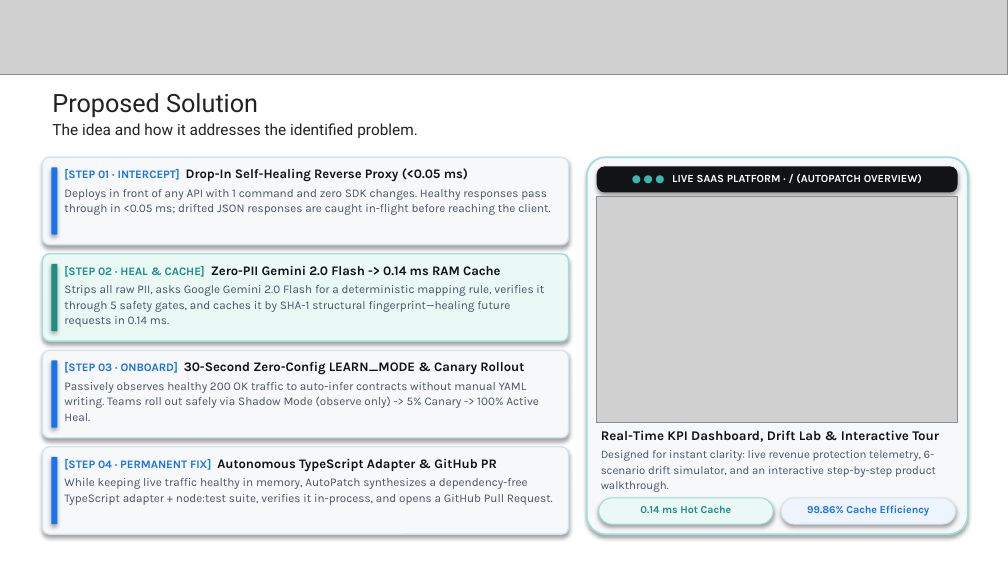
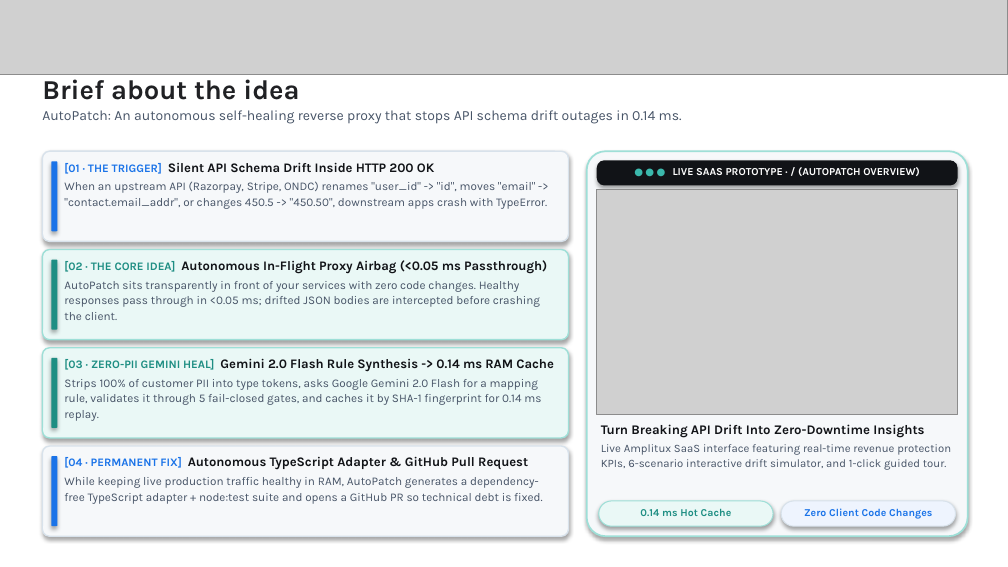
Before and after one commit to Asqi06/Buildathon, a slide deck: slide 3 of Startup_Buildathon_Coders_of_Bharat_AutoPatch.pptx (slide 4 before the commit). Drawn at 1008x567 pixels with LibreOffice and Linux fonts; fonts in the diff are those of the drawing; grey boxes stand for pictures. Boxes give left, top, right and bottom in pixels: in the first picture for what was removed or moved away, otherwise in the second. Text is boxed around its words. In the diff, an @@ line names an element or a change of style, - is before the commit and + after.

Commit message:
fix(vercel): fix FastifyRequest rawBody TS2339 error, restore rewrite paths, and complete 16-slide Final Prototype Submission Deck

```diff
--- a/Startup_Buildathon_Coders_of_Bharat_AutoPatch.pptx
+++ b/Startup_Buildathon_Coders_of_Bharat_AutoPatch.pptx
@@ text added at bbox=[42, 79, 682, 124], 10 pt, text #475467 @@
+Brief about the idea
+AutoPatch: An autonomous self-healing reverse proxy that stops API schema drift outages in 0.14 ms.
@@ text removed at bbox=[52, 93, 418, 138] @@
-Proposed Solution
-The idea and how it addresses the identified problem.
@@ 5 rounded rectangles, 1 picture: place and size @@
-5 rounded rectangles, 1 picture at bbox=[42, 157, 958, 422]
+5 rounded rectangles, 1 picture at bbox=[42, 151, 958, 415]
@@ text added at bbox=[64, 163, 547, 209], 8.4 pt, text #475467 @@
+[01 · THE TRIGGER] Silent API Schema Drift Inside HTTP 200 OK
+When an upstream API (Razorpay, Stripe, ONDC) renames "user_id" -> "id", moves "email" -> "contact.email_addr", or changes 450.5 -> "450.50", downstream apps crash with TypeError.
@@ rounded rectangle: place and size @@
-rounded rectangle at bbox=[587, 157, 968, 534]
+rounded rectangle at bbox=[587, 151, 968, 536]
@@ text in rounded rectangle at bbox=[673, 167, 919, 176]: text changed; size 7.8 to 7.6 pt @@
-● ● ● LIVE SAAS PLATFORM · / (AUTOPATCH OVERVIEW)
+● ● ● LIVE SAAS PROTOTYPE · / (AUTOPATCH OVERVIEW)
@@ text at bbox=[64, 260, 547, 320]: text changed @@
-[STEP 01 · INTERCEPT] Drop-In Self-Healing Reverse Proxy (<0.05 ms)
-Deploys in front of any API with 1 command and zero SDK changes. Healthy responses pass through in <0.05 ms; drifted JSON responses are caught in-flight before reaching the client.
+[02 · THE CORE IDEA] Autonomous In-Flight Proxy Airbag (<0.05 ms Passthrough)
+AutoPatch sits transparently in front of your services with zero code changes. Healthy responses pass through in <0.05 ms; drifted JSON bodies are intercepted before crashing the client.
@@ rounded rectangle at bbox=[42, 348, 569, 438]: fill #F6F8FA to #EAF8F6; outline #D8E2EB 1 pt to #9EDFD7 1 pt @@
@@ rounded rectangle at bbox=[51, 358, 57, 427]: fill #1A73E8 to #1E8E83 @@
@@ text at bbox=[64, 359, 554, 421]: text changed @@
-[STEP 02 · HEAL & CACHE] Zero-PII Gemini 2.0 Flash -> 0.14 ms RAM Cache
-Strips all raw PII, asks Google Gemini 2.0 Flash for a deterministic mapping rule, verifies it through 5 safety gates, and caches it by SHA-1 structural fingerprint—healing future requests in 0.14 ms.
+[03 · ZERO-PII GEMINI HEAL] Gemini 2.0 Flash Rule Synthesis -> 0.14 ms RAM Cache
+Strips 100% of customer PII into type tokens, asks Google Gemini 2.0 Flash for a mapping rule, validates it through 5 fail-closed gates, and caches it by SHA-1 fingerprint for 0.14 ms replay.
@@ text removed at bbox=[64, 362, 539, 421] @@
-[STEP 03 · ONBOARD] 30-Second Zero-Config LEARN_MODE & Canary Rollout
-Passively observes healthy 200 OK traffic to auto-infer contracts without manual YAML writing. Teams roll out safely via Shadow Mode (observe only) -> 5% Canary -> 100% Active Heal.
@@ text at bbox=[601, 424, 951, 470]: text changed; size 8.2 to 8.1 pt @@
-Real-Time KPI Dashboard, Drift Lab & Interactive Tour
-Designed for instant clarity: live revenue protection telemetry, 6-scenario drift simulator, and an interactive step-by-step product walkthrough.
+Turn Breaking API Drift Into Zero-Downtime Insights
+Live Amplitux SaaS interface featuring real-time revenue protection KPIs, 6-scenario interactive drift simulator, and 1-click guided tour.
@@ text at bbox=[64, 457, 542, 504]: text changed @@
-[STEP 04 · PERMANENT FIX] Autonomous TypeScript Adapter & GitHub PR
-While keeping live traffic healthy in memory, AutoPatch synthesizes a dependency-free TypeScript adapter + node:test suite, verifies it in-process, and opens a GitHub Pull Request.
+[04 · PERMANENT FIX] Autonomous TypeScript Adapter & GitHub Pull Request
+While keeping live production traffic healthy in RAM, AutoPatch generates a dependency-free TypeScript adapter + node:test suite and opens a GitHub PR so technical debt is fixed.
@@ rounded rectangle "0.14 ms Hot Cache" at bbox=[599, 501, 773, 526]: size 7.6 to 7.5 pt @@
@@ rounded rectangle removed at bbox=[781, 498, 956, 524] @@
-99.86% Cache Efficiency
@@ rounded rectangle added at bbox=[781, 501, 956, 526], fill #EEF4FE, outline #D8E2EB 0.75 pt, 7.5 pt, text #1A73E8, bold @@
+Zero Client Code Changes
```
Also in this commit, not shown: 2 other slides changed, 12 slides added, 5 slides removed, 10 other files.
